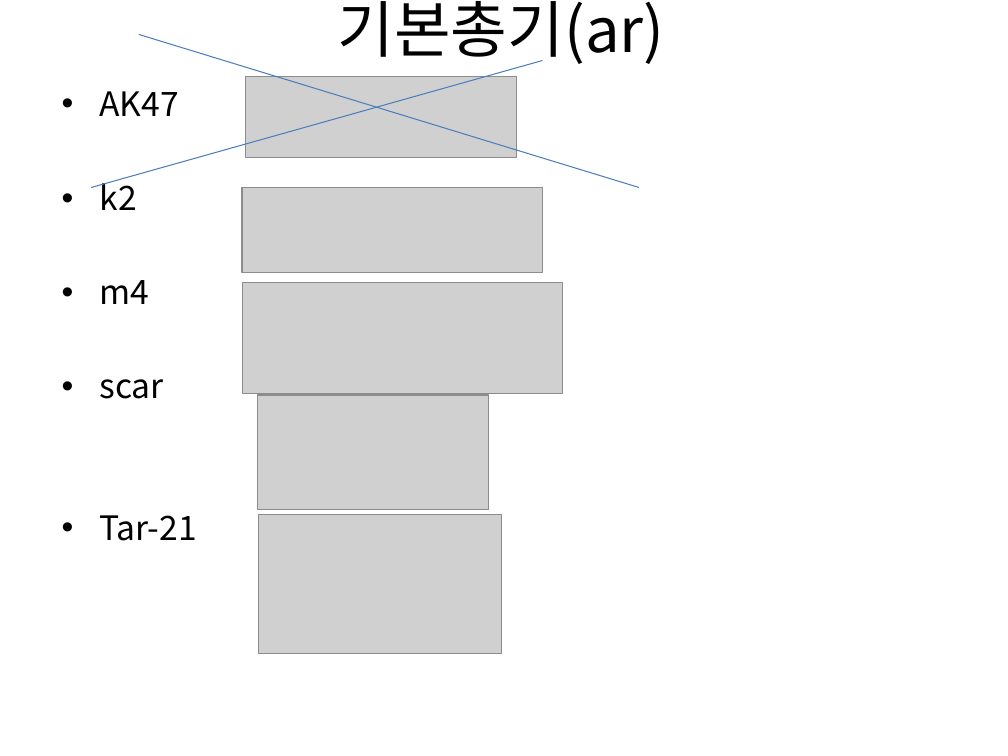
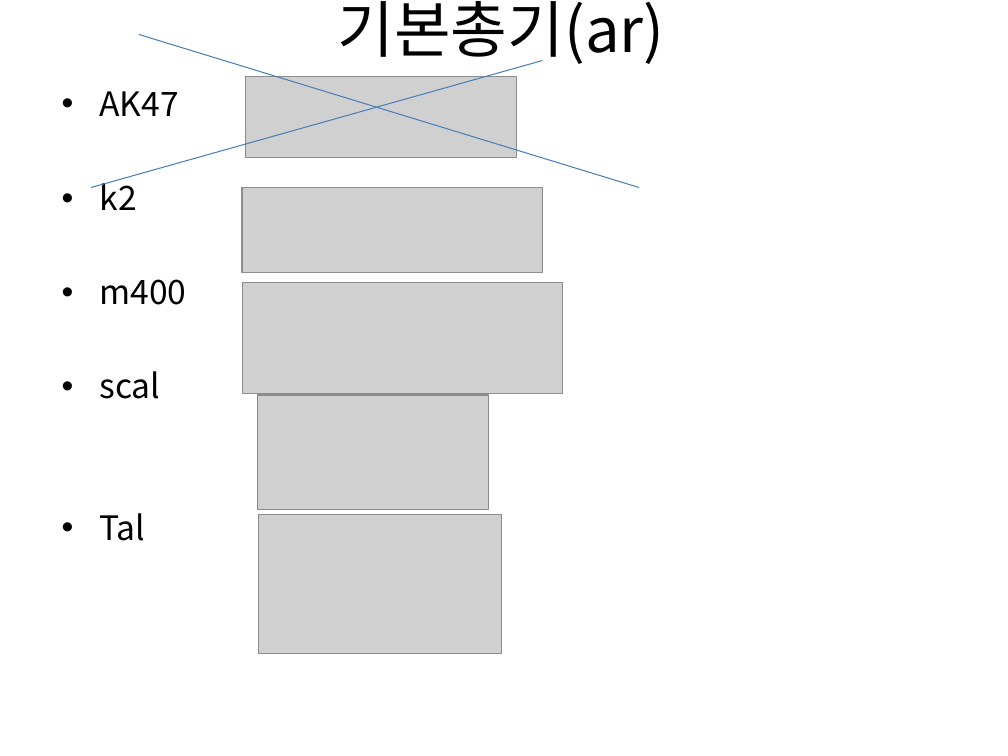
Before and after one commit to gkdlgndpdu/EscapeJail, a slide deck: slide 38 of EscapeJail/Assets/기획/스테이지1기획.pptx. Drawn at 1008x756 pixels with LibreOffice and Linux fonts; fonts in the diff are those of the drawing; grey boxes stand for pictures. Boxes give left, top, right and bottom in pixels: in the first picture for what was removed or moved away, otherwise in the second. Text is boxed around its words. In the diff, an @@ line names an element or a change of style, - is before the commit and + after.

```diff
--- a/EscapeJail/Assets/기획/스테이지1기획.pptx
+++ b/EscapeJail/Assets/기획/스테이지1기획.pptx
@@ text at (99,279,186,541): text changed @@
-• m4
-• scar
-• Tar-21
+• m400
+• scal
+• Tal
```
Also in this commit, not shown: 12 other slides changed, 34 other files.
